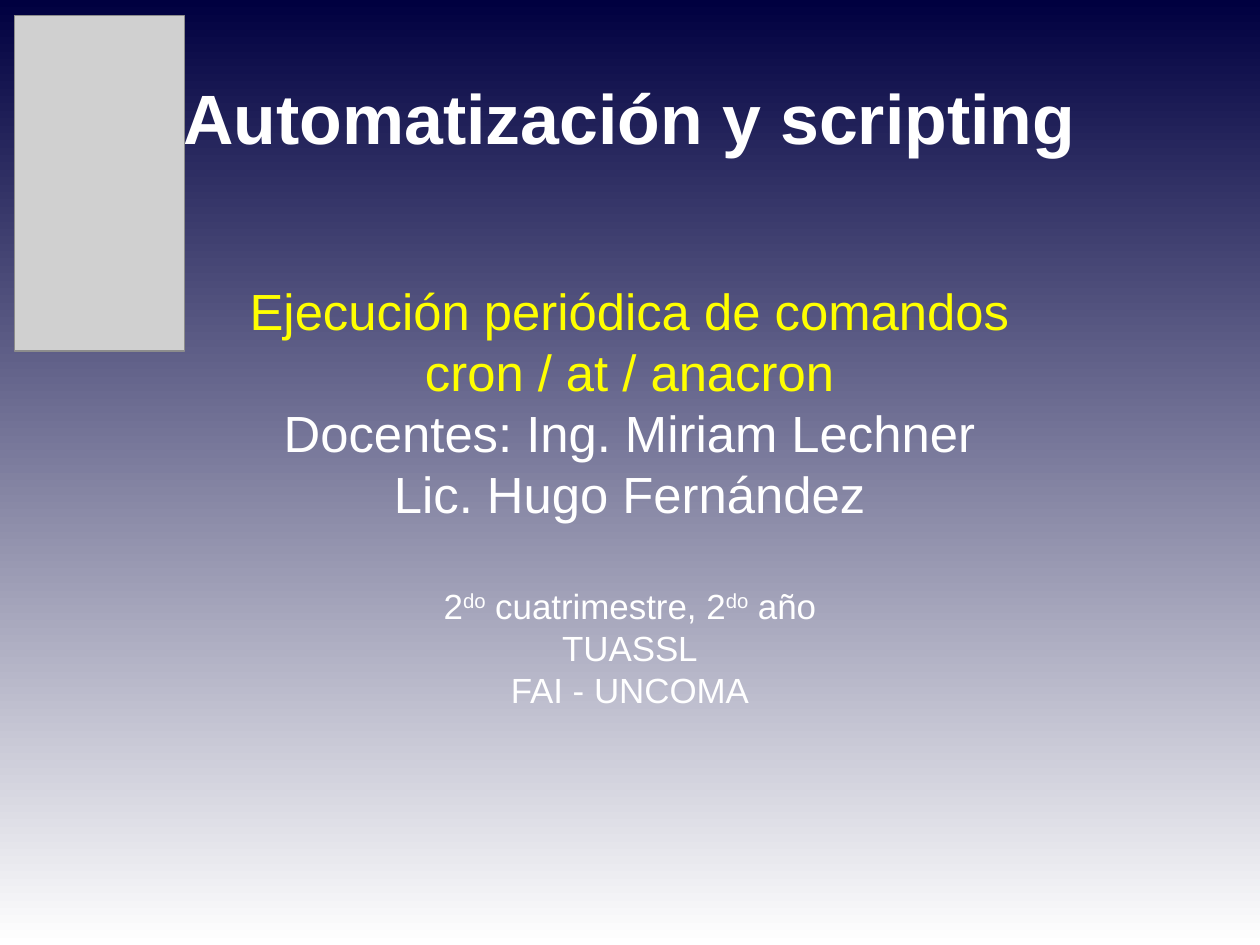
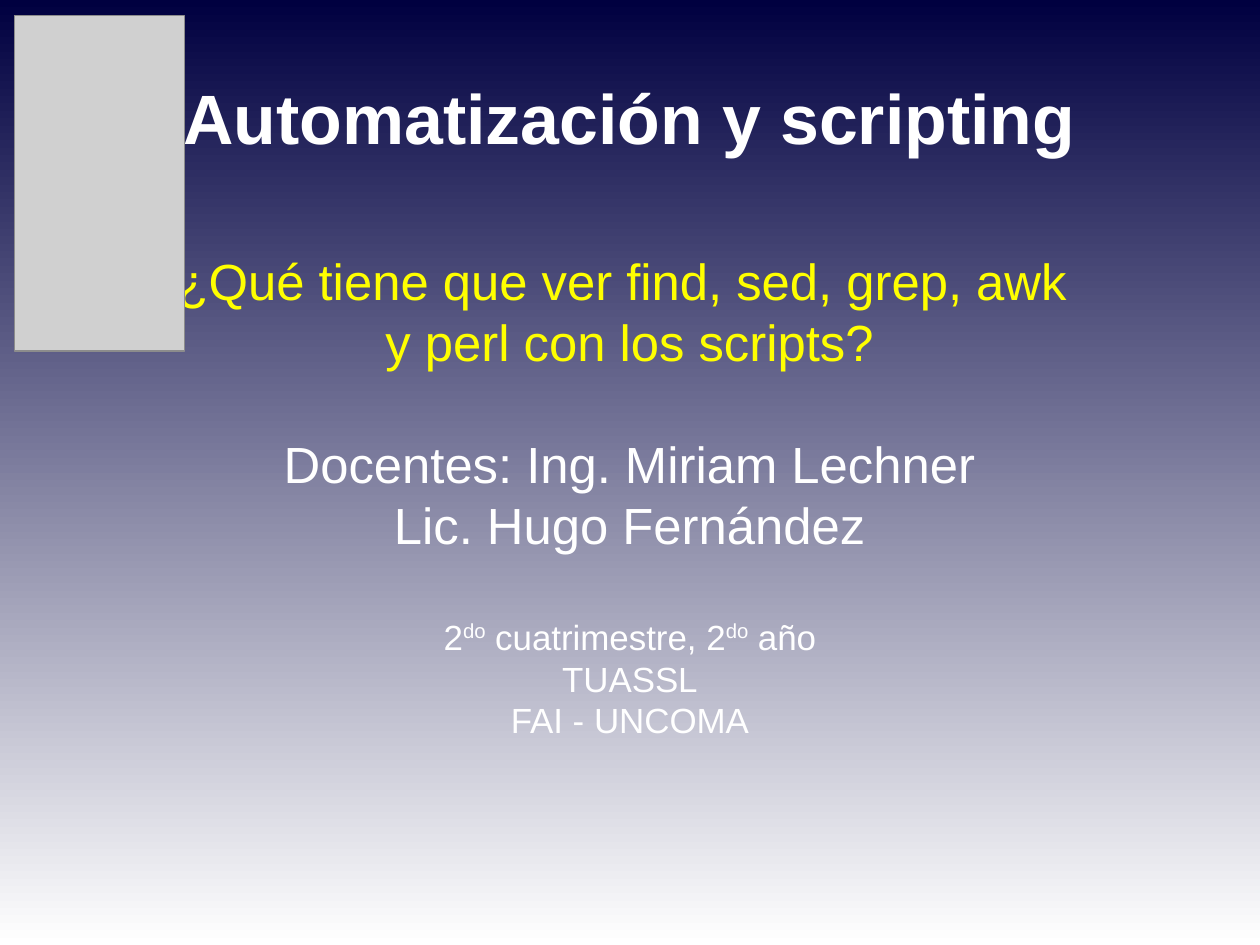
Before and after one commit to niniadcobre/-AutoyScripting, a slide deck: slide 1 of clases/AYS_clase08.odp. Drawn at 1260x945 pixels with LibreOffice and Linux fonts; fonts in the diff are those of the drawing; grey boxes stand for pictures. Boxes give left, top, right and bottom in pixels: in the first picture for what was removed or moved away, otherwise in the second. Text is boxed around its words. In the diff, an @@ line names an element or a change of style, - is before the commit and + after.

```diff
--- a/clases/AYS_clase08.odp
+++ b/clases/AYS_clase08.odp
@@ subtitle at [178,259,1066,493]: text changed @@
-Ejecución periódica de comandos
-cron / at / anacron
-Docentes: Ing. Miriam Lechner
+¿Qué tiene que ver find, sed, grep, awk
+y perl con los scripts?
+Docentes: Ing. Miriam Lechner
```
Also in this commit, not shown: 1 other slide changed, 10 slides added, 11 slides removed, 8 other files.
